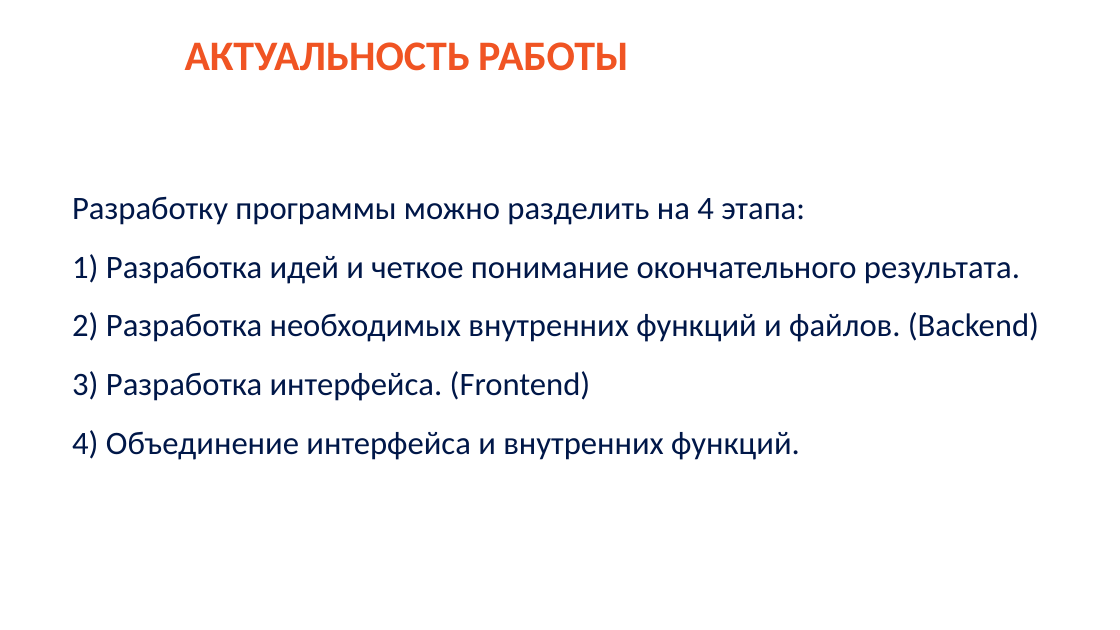
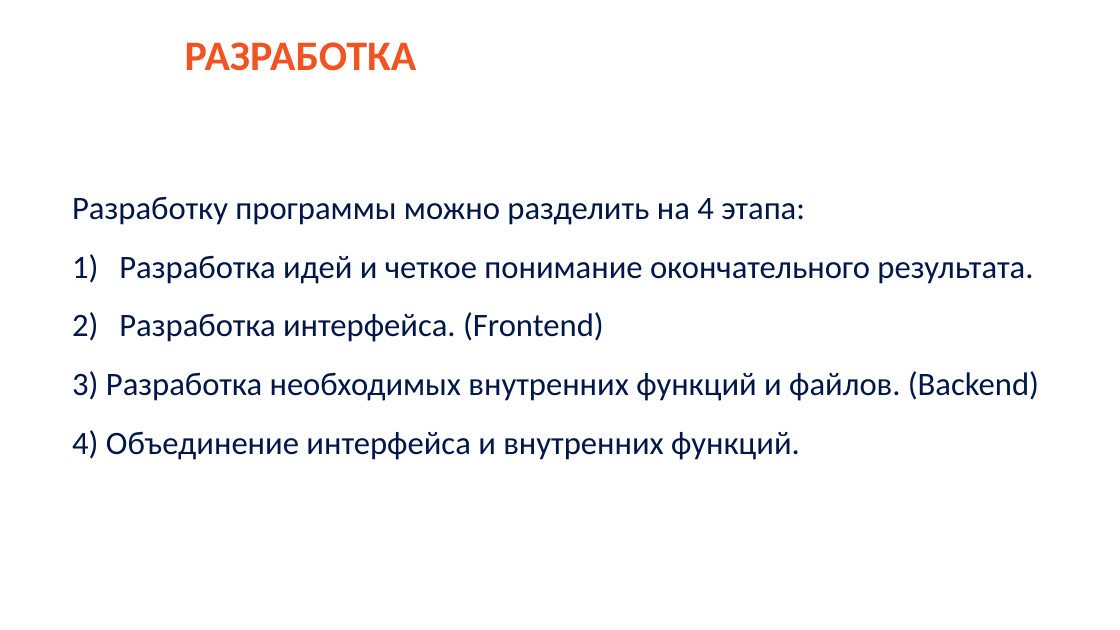
Before and after one commit to saaasssska/helper_by_school, a slide deck: slide 7 of Documentation/проект.pptx. Drawn at 1120x630 pixels with LibreOffice and Linux fonts; fonts in the diff are those of the drawing; background and template pictures are left out. Boxes give left, top, right and bottom in pixels: in the first picture for what was removed or moved away, otherwise in the second. Text is boxed around its words. In the diff, an @@ line names an element or a change of style, - is before the commit and + after.

```diff
--- a/Documentation/проект.pptx
+++ b/Documentation/проект.pptx
@@ text at (185,42,417,71): text changed @@
-АКТУАЛЬНОСТЬ РАБОТЫ
+РАЗРАБОТКА
@@ text at (72,255,1039,401): text changed @@
-1) Разработка идей и четкое понимание окончательного результата.
-2) Разработка необходимых внутренних функций и файлов. (Backend)
-3) Разработка интерфейса. (Frontend)
+1) Разработка идей и четкое понимание окончательного результата.
+2) Разработка интерфейса. (Frontend)
+3) Разработка необходимых внутренних функций и файлов. (Backend)
```
Also in this commit, not shown: 1 other slide changed, 24 other files.
